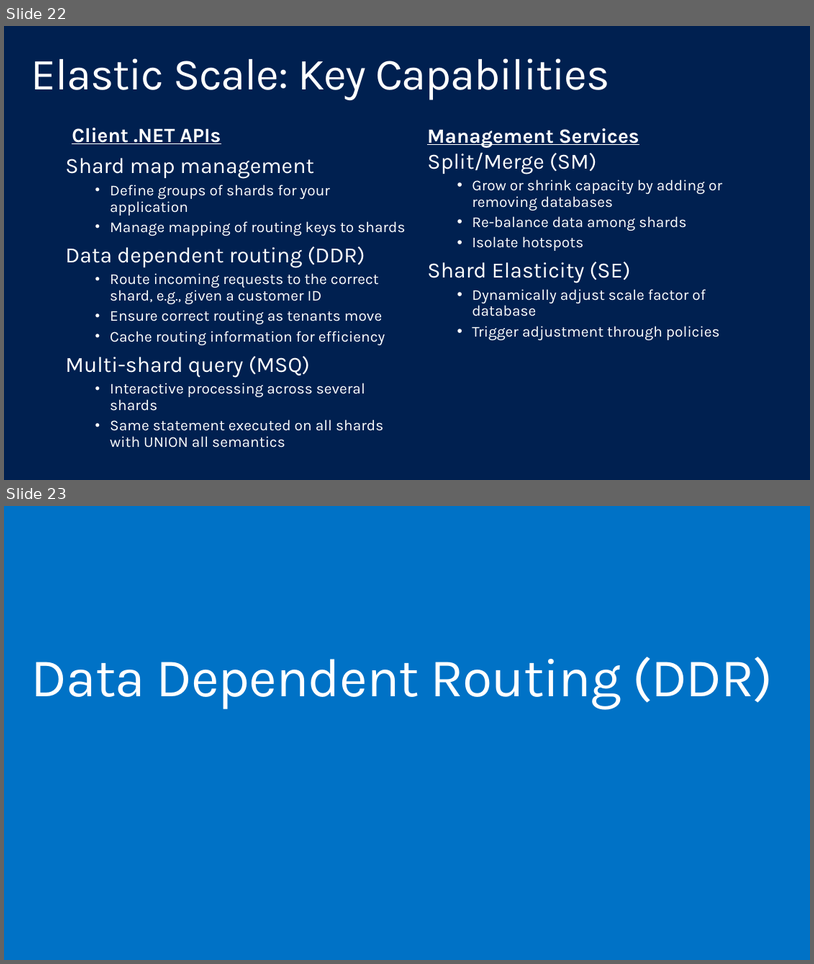
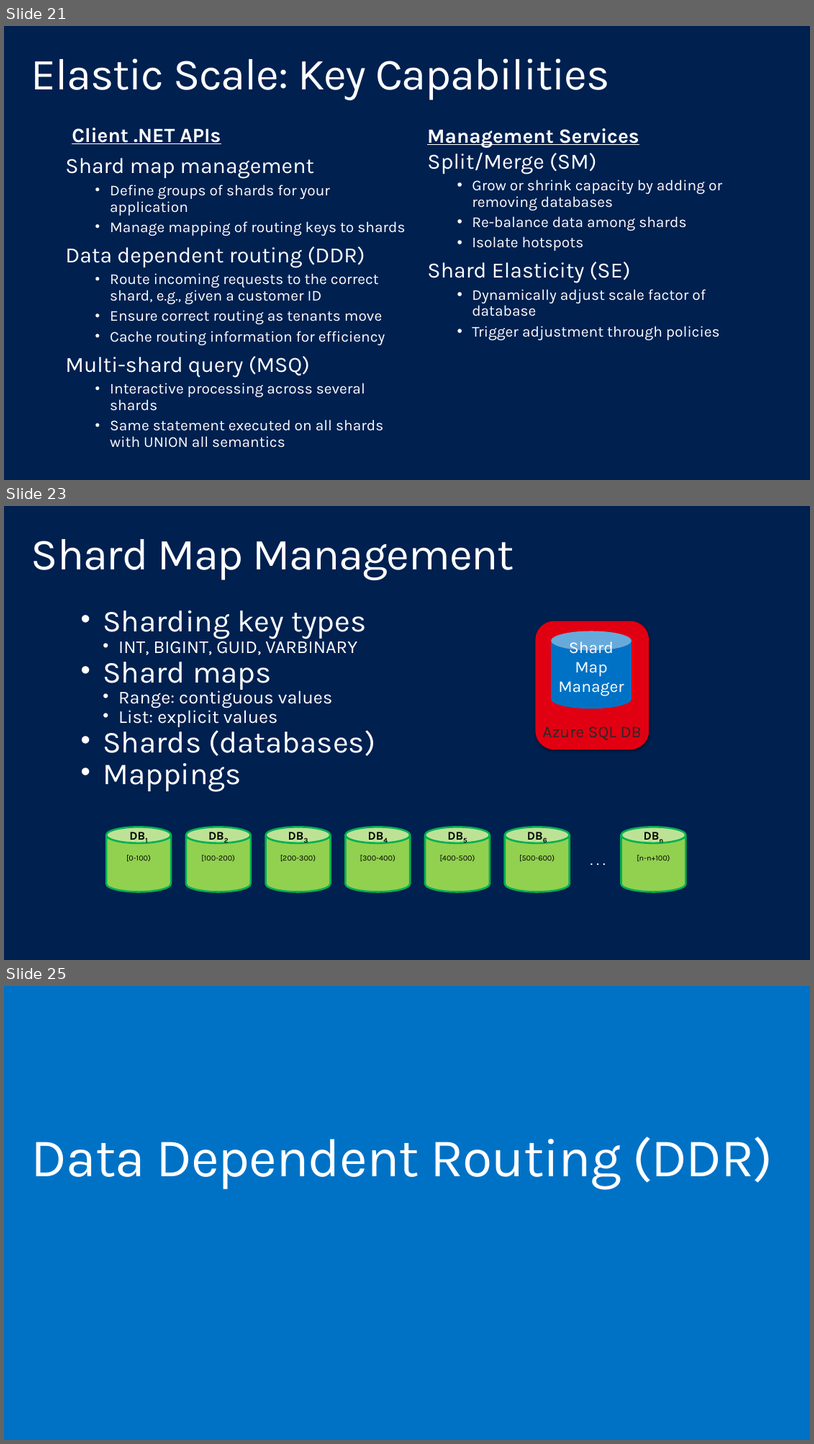
Before and after one commit to shawnweisfeld/20150807_SQLElasticScale, a slide deck: SQLElasticScale.pptx. Shown one above the other, each under a label of ours: slides 22 and 23 before the commit, slides 21, 23 and 25 after it; the slides between them are not shown. The pictures are 814x964 and 814x1444 pixels, drawn with LibreOffice and Linux fonts; fonts in the diff are those of the drawing; background and template pictures are left out. Boxes give left, top, right and bottom in pixels: in the first picture for what was removed or moved away, otherwise in the second. Text is boxed around its words. In the diff, an @@ line names an element or a change of style, - is before the commit and + after.

```diff
--- a/SQLElasticScale.pptx
+++ b/SQLElasticScale.pptx
@@ slide 23 added at [4, 506, 810, 960], background #002050 @@
@@ title added at [31, 539, 514, 580], 54 pt, text #FFFFFF @@
+Shard Map Management
@@ text added at [103, 610, 376, 792], 22.2 pt, text #FFFFFF @@
+• Sharding key types
+  • INT, BIGINT, GUID, VARBINARY
+• Shard maps
+  • Range: contiguous values
+  • List: explicit values
+• Shards (databases)
+• Mappings
@@ rounded rectangle added at [536, 621, 650, 749], fill #E20013, 20 pt, text #282828 @@
+Azure SQL DB
@@ cylinder added at [551, 631, 632, 709], fill #0072C6, 20 pt, text #FFFFFF @@
+Shard Map Manager
@@ cylinder added at [106, 827, 171, 891], fill #92D050, outline #00B050 2.25 pt, 16.3 pt, text #000000 @@
+DB1
+[0-100)
@@ cylinder added at [186, 827, 251, 891], fill #92D050, outline #00B050 2.25 pt, 16.3 pt, text #000000 @@
+DB2
+[100-200)
@@ cylinder added at [265, 827, 330, 891], fill #92D050, outline #00B050 2.25 pt, 16.3 pt, text #000000 @@
+DB3
+[200-300)
@@ cylinder added at [345, 827, 410, 891], fill #92D050, outline #00B050 2.25 pt, 16.3 pt, text #000000 @@
+DB4
+[300-400)
@@ cylinder added at [425, 827, 489, 891], fill #92D050, outline #00B050 2.25 pt, 16.3 pt, text #000000 @@
+DB5
+[400-500)
@@ cylinder added at [505, 827, 570, 891], fill #92D050, outline #00B050 2.25 pt, 16.3 pt, text #000000 @@
+DB6
+[500-600)
@@ cylinder added at [621, 827, 686, 891], fill #92D050, outline #00B050 2.25 pt, 16.3 pt, text #000000 @@
+DBn
+[n-n+100)
@@ text added at [584, 847, 671, 872], 18.4 pt, text #FFFFFF @@
+. . .
@@ what was slide 22 is now slide 21 @@
@@ what was slide 23 is now slide 25 @@
```
Also in this commit, not shown: 3 slides changed, 2 other slides added, 1 slide removed.
